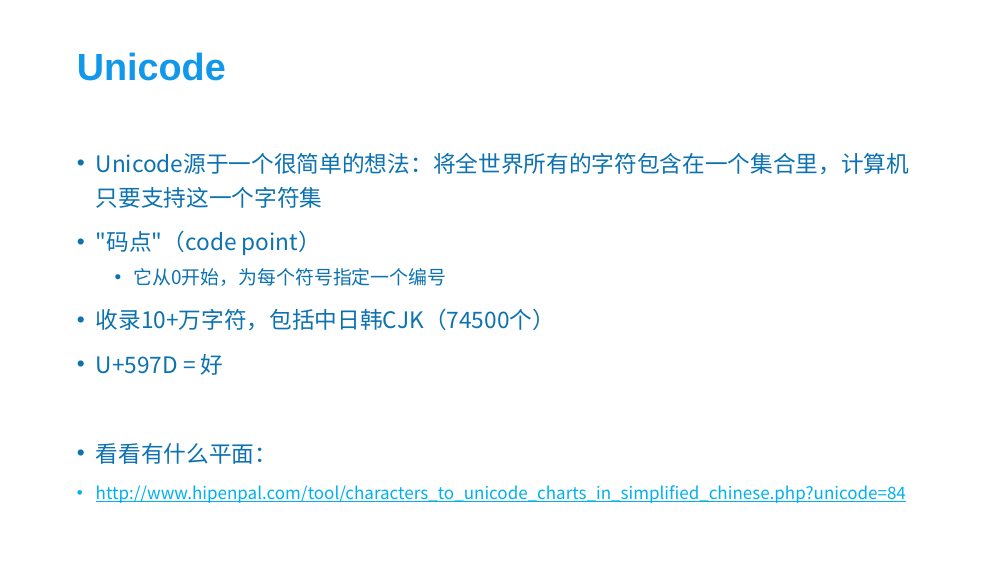
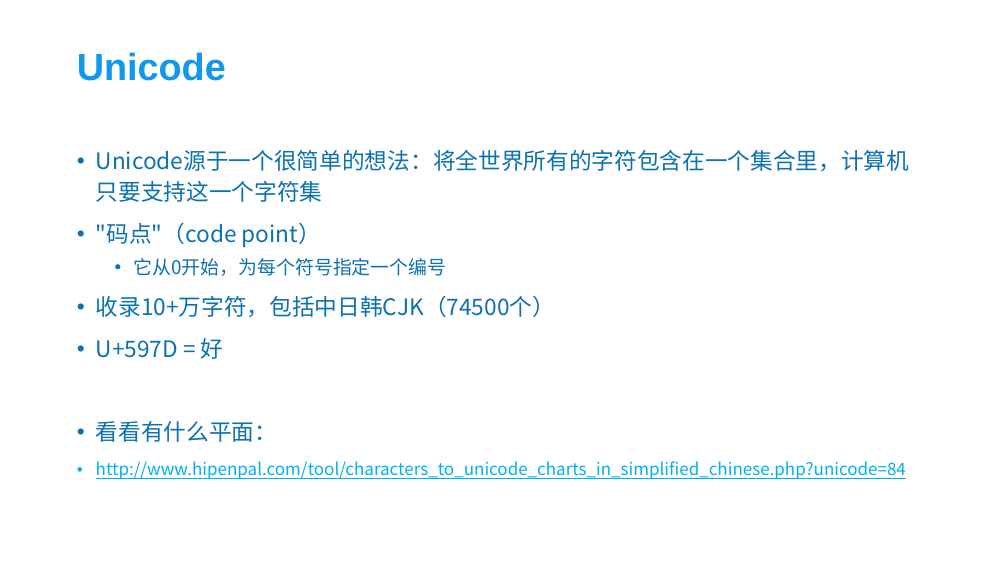
Before and after one commit to kenkozheng/HTML5_research, a slide deck: slide 5 of Charset&Coding&HTML/编码和前端的那些事.pptx. Drawn at 1008x567 pixels with LibreOffice and Linux fonts; fonts in the diff are those of the drawing; background and template pictures are left out. Boxes give left, top, right and bottom in pixels: in the first picture for what was removed or moved away, otherwise in the second. Text is boxed around its words. In the diff, an @@ line names an element or a change of style, - is before the commit and + after.

```diff
--- a/Charset&Coding&HTML/编码和前端的那些事.pptx
+++ b/Charset&Coding&HTML/编码和前端的那些事.pptx
@@ text "Unicode源于一个很简单的想法：将全世界所有的字符包含在一个集合里，计算机只要支持这一个字符集" at [96,150,910,479]: line spacing 1.25 to 1.15 @@
```
Also in this commit, not shown: 3 other slides changed, 2 slides added.
